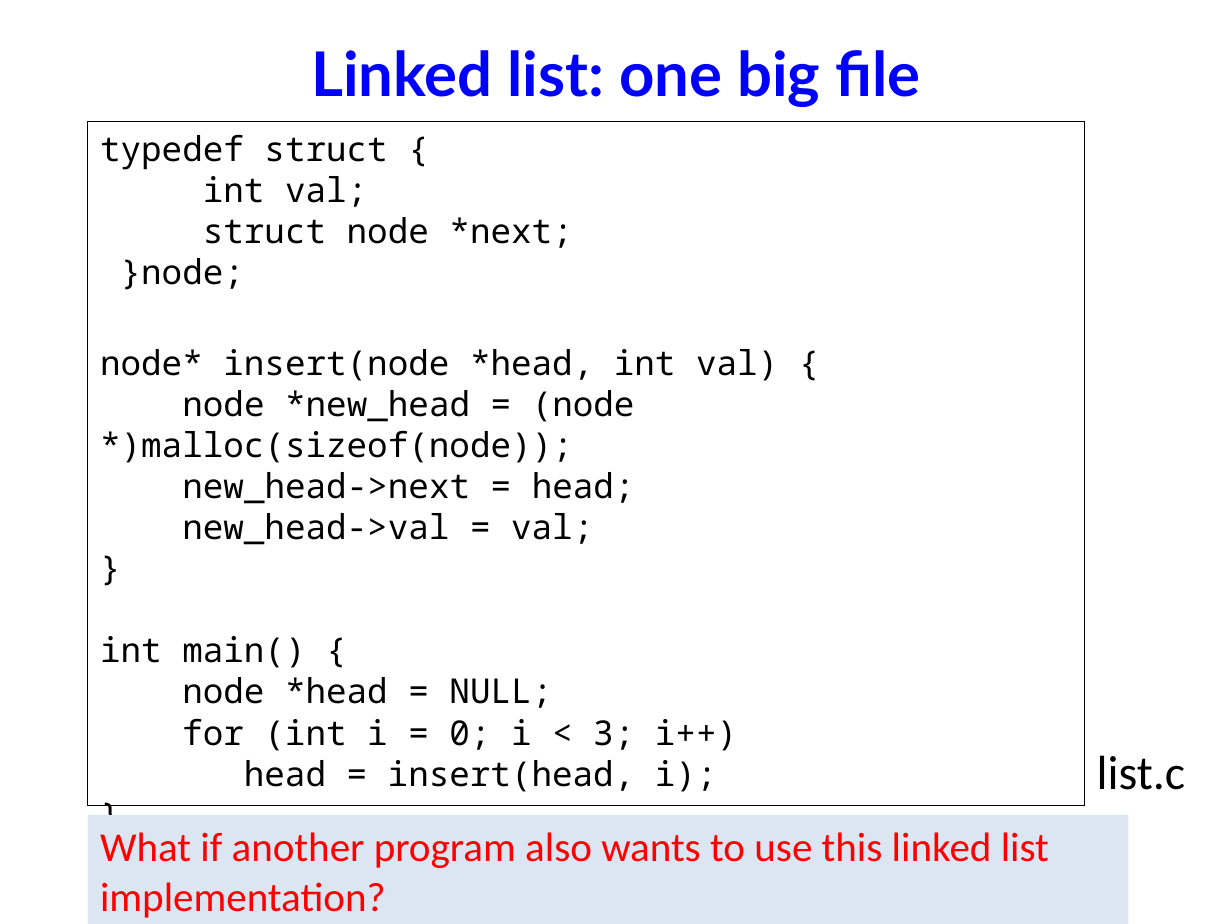
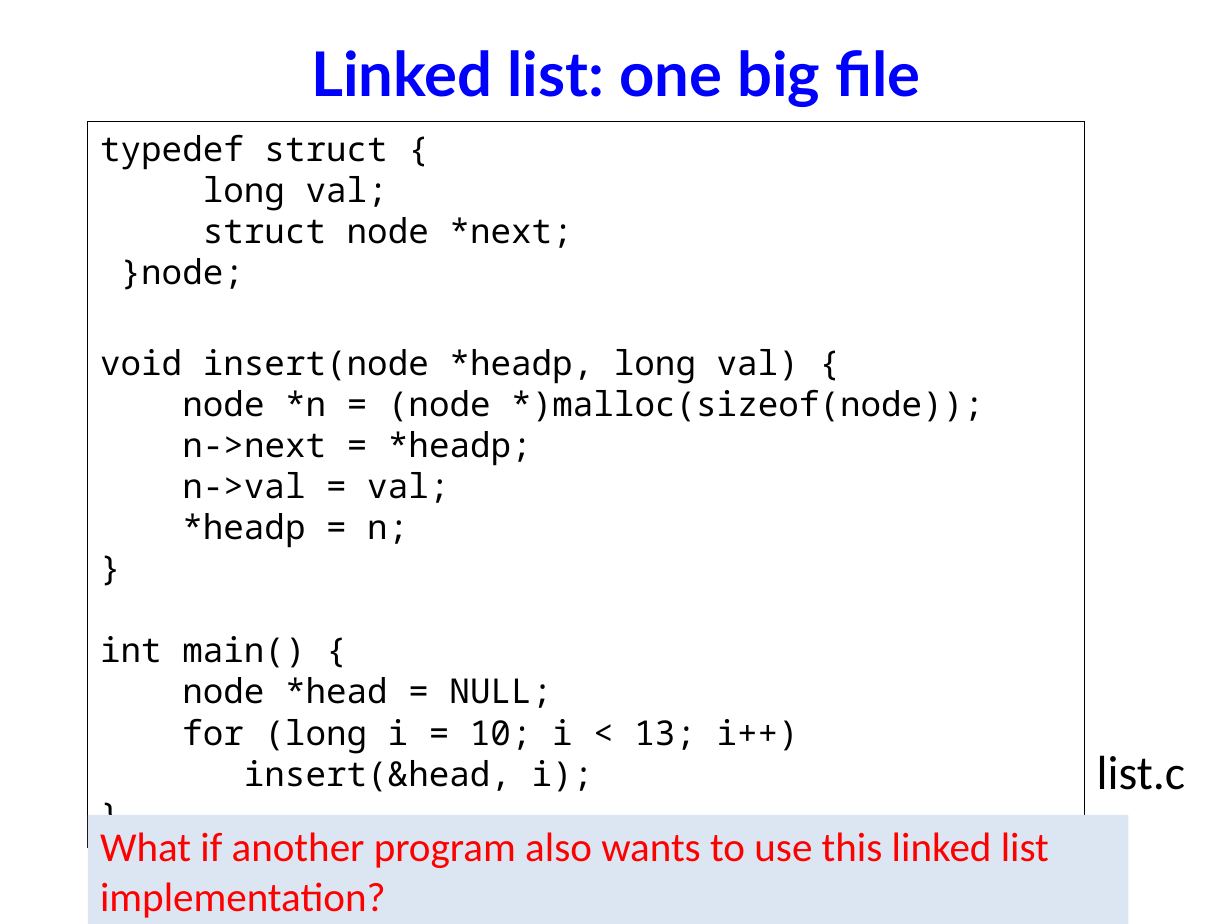
Before and after one commit to NYU-CSO/nyu-cso.github.io, a slide deck: slide 3 of notes/07-largec-io.pptx. Drawn at 1232x924 pixels with LibreOffice and Linux fonts; fonts in the diff are those of the drawing. Boxes give left, top, right and bottom in pixels: in the first picture for what was removed or moved away, otherwise in the second. Text is boxed around its words. In the diff, an @@ line names an element or a change of style, - is before the commit and + after.

```diff
--- a/notes/07-largec-io.pptx
+++ b/notes/07-largec-io.pptx
@@ rectangle "typedef struct {": place and size @@
-rectangle "typedef struct {" at [87, 122, 1084, 806]
+rectangle "typedef struct {" at [87, 122, 1084, 848]
@@ text in rectangle at [203, 176, 388, 211]: text changed @@
-int val;
+long val;
@@ text in rectangle at [100, 349, 984, 548]: text changed @@
-node* insert(node *head, int val) {
-node *new_head = (node *)malloc(sizeof(node));
-new_head->next = head;
-new_head->val = val;
+void insert(node *headp, long val) {
+node *n = (node *)malloc(sizeof(node));
+n->next = *headp;
+n->val = val;
+*headp = n;
@@ text in rectangle at [182, 718, 799, 792]: text changed @@
-  for (int i = 0; i < 3; i++)
-  head = insert(head, i);
+  for (long i = 10; i < 13; i++)
+  insert(&head, i);
```
Also in this commit, not shown: 2 other slides changed, 2 other files.
